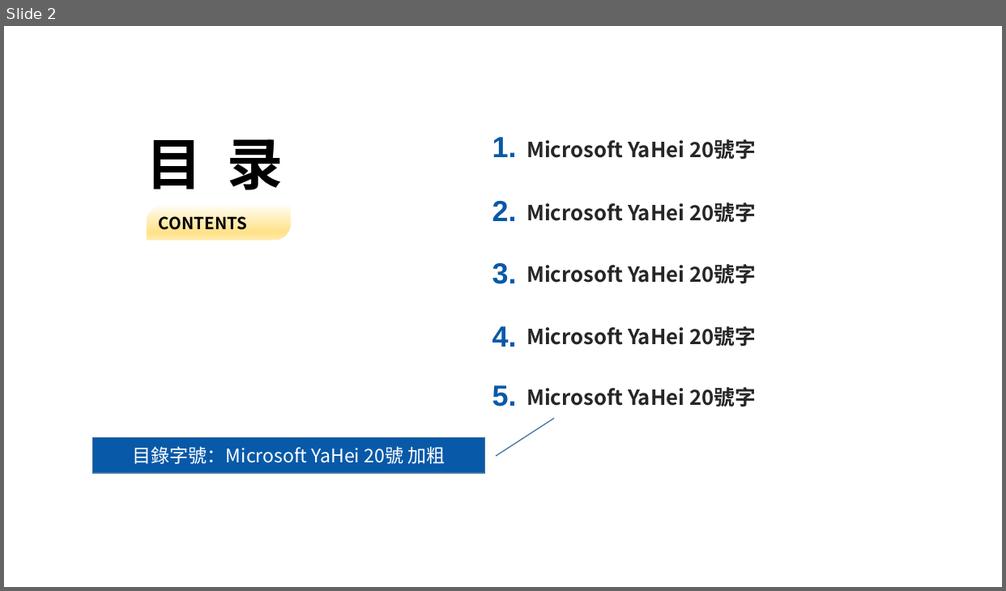
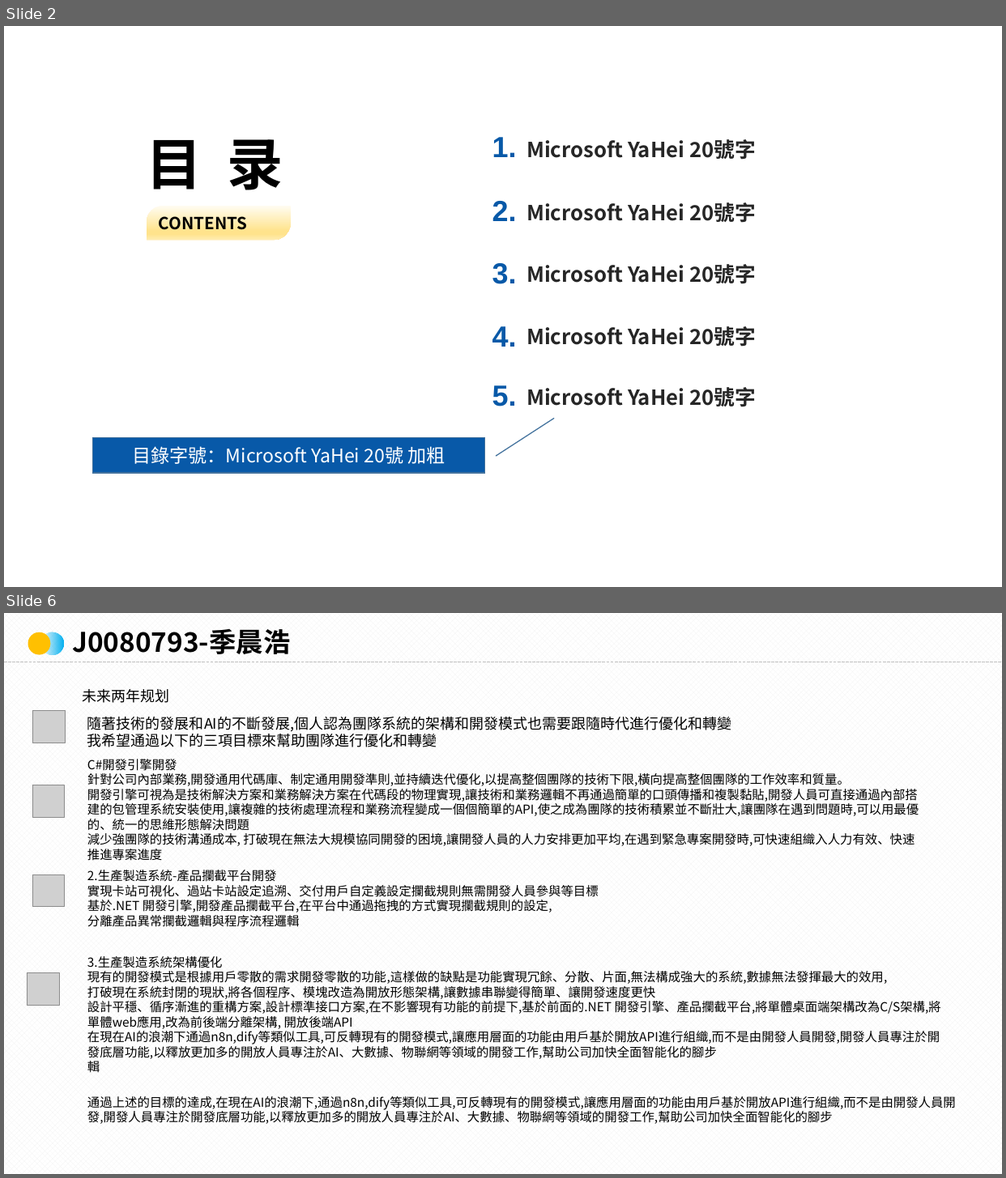
Before and after one commit to NoBug4Ever/work_files, a slide deck: J0080793.pptx. Shown one above the other, each under a label of ours: slide 2 before the commit, slides 2 and 6 after it; the slides between them are not shown. The pictures are 1006x591 and 1006x1178 pixels, drawn with LibreOffice and Linux fonts; fonts in the diff are those of the drawing; grey boxes stand for pictures; background and template pictures are left out. Boxes give left, top, right and bottom in pixels: in the first picture for what was removed or moved away, otherwise in the second. Text is boxed around its words. In the diff, an @@ line names an element or a change of style, - is before the commit and + after.

```diff
--- a/J0080793.pptx
+++ b/J0080793.pptx
@@ slide 6 added at [4,613,1002,1174], background pattern #F2F2F2 on #FFFFFF @@
@@ ellipse added at [28,632,50,655], fill #FFC001 @@
@@ ellipse added at [40,632,63,655], fill gradient #01B0F0 @@
@@ text added at [72,628,290,654], 26 pt, text #000000, bold @@
+J0080793-季晨浩
@@ line added from (4, 662) to (1002, 662), #BFBFBF 1 pt dashed @@
@@ text added at [82,689,169,703], 14 pt, text #000000 @@
+未来两年规划
@@ picture added at [33,711,66,743] @@
@@ text added at [87,717,732,747], 14 pt, text #000000 @@
+隨著技術的發展和AI的不斷發展,個人認為團隊系統的架構和開發模式也需要跟隨時代進行優化和轉變
+我希望通過以下的三項目標來幫助團隊進行優化和轉變
@@ text added at [87,759,918,861], 12 pt, text #000000 @@
+C#開發引擎開發
+針對公司內部業務,開發通用代碼庫、制定通用開發準則,並持續迭代優化,以提高整個團隊的技術下限,橫向提高整個團隊的工作效率和質量。
+開發引擎可視為是技術解決方案和業務解決方案在代碼段的物理實現,讓技術和業務邏輯不再通過簡單的口頭傳播和複製黏貼,開發人員可直接通過內部搭建的包管理系統安裝使用,讓複雜的技術處理流程和業務流程變成一個個簡單的API,使之成為團隊的技術積累並不斷壯大,讓團隊在遇到問題時,可以用最優的、統一的思維形態解決問題
+減少強團隊的技術溝通成本, 打破現在無法大規模協同開發的困境,讓開發人員的人力安排更加平均,在遇到緊急專案開發時,可快速組織入人力有效、快速推進專案進度
@@ picture added at [32,786,65,817] @@
@@ picture added at [32,875,65,907] @@
@@ text added at [87,870,599,927], 12 pt, text #000000 @@
+2.生產製造系統-產品攔截平台開發
+實現卡站可視化、過站卡站設定追溯、交付用戶自定義設定攔截規則無需開發人員參與等目標
+基於.NET 開發引擎,開發產品攔截平台,在平台中通過拖拽的方式實現攔截規則的設定,
+分離產品異常攔截邏輯與程序流程邏輯
@@ picture added at [27,973,59,1005] @@
@@ text added at [87,956,941,1072], 12 pt, text #000000 @@
+3.生產製造系統架構優化
+現有的開發模式是根據用戶零散的需求開發零散的功能,這樣做的缺點是功能實現冗餘、分散、片面,無法構成強大的系統,數據無法發揮最大的效用,
+打破現在系統封閉的現狀,將各個程序、模塊改造為開放形態架構,讓數據串聯變得簡單、讓開發速度更快
+設計平穩、循序漸進的重構方案,設計標準接口方案,在不影響現有功能的前提下,基於前面的.NET 開發引擎、產品攔截平台,將單體桌面端架構改為C/S架構,將單體web應用,改為前後端分離架構, 開放後端API
+在現在AI的浪潮下通過n8n,dify等類似工具,可反轉現有的開發模式,讓應用層面的功能由用戶基於開放API進行組織,而不是由開發人員開發,開發人員專注於開發底層功能,以釋放更加多的開放人員專注於AI、大數據、物聯網等領域的開發工作,幫助公司加快全面智能化的腳步
+輯
@@ text added at [87,1097,956,1124], 12 pt, text #000000 @@
+通過上述的目標的達成,在現在AI的浪潮下,通過n8n,dify等類似工具,可反轉現有的開發模式,讓應用層面的功能由用戶基於開放API進行組織,而不是由開發人員開發,開發人員專注於開發底層功能,以釋放更加多的開放人員專注於AI、大數據、物聯網等領域的開發工作,幫助公司加快全面智能化的腳步
```
Also in this commit, not shown: 4 slides changed, 1 other file.
